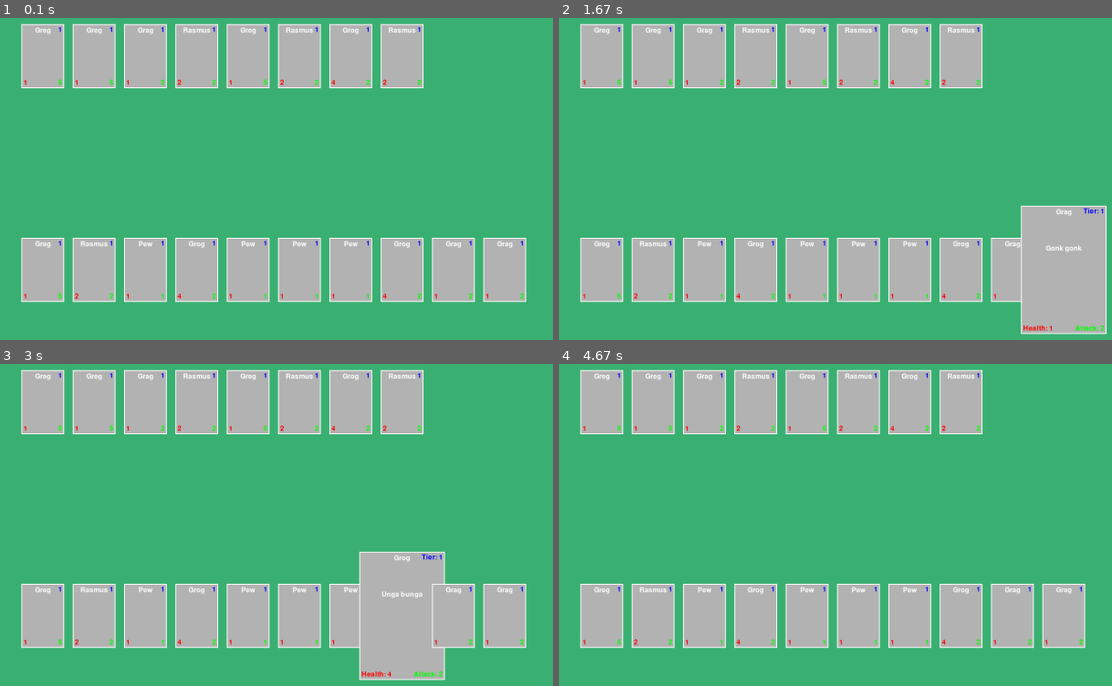
Above: before the commit, frames 1-4 (two rows, left to right).
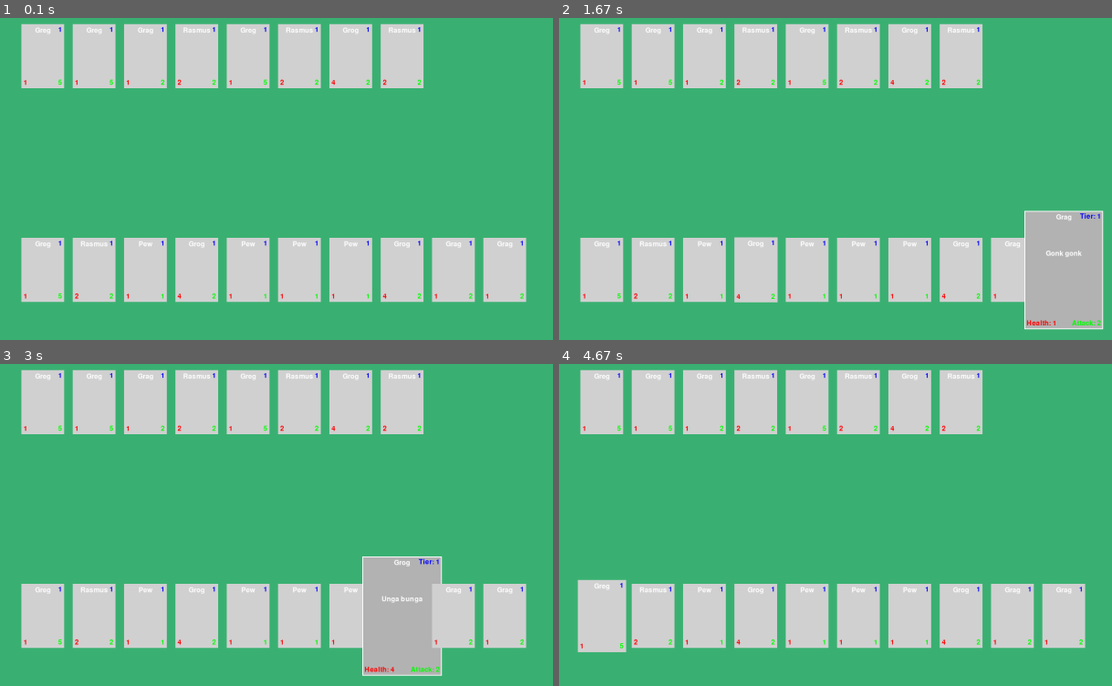
Above: after the commit, the same moments.

Repository: chriskalos/CardMaster
Game: pygame game, started from Game/Game.py
The game is run twice, just before and just after one commit, with the same random seed, the same clock (stepped at 60 frames per second) and the same inputs.
Inputs (mouse positions are in pixels of both pictures, inside the frame that each line leads up to):
- Up to frame 1 (0.1 s): no input
- Up to frame 2 (1.67 s): click (968, 243) at 0.38 s; click (769, 246) at 0.72 s; click (713, 175) at 1.05 s; click (1067, 285) at 1.38 s
- Up to frame 3 (3 s): click (425, 434) at 1.72 s; click (420, 640) at 2.05 s; click (381, 512) at 2.38 s; click "1" at 2.72 s
- Up to frame 4 (4.67 s): click (outside the picture) at 3.05 s; click (702, 634) at 3.38 s; click (outside the picture) at 3.72 s; click "1" at 4.05 s; click (1006, 570) at 4.38 s

The runs differ from the first frame. In frame 1, 25% of the frame differs, in the area x 3-96%, y 1-89%; in frame 2, 25%; in frame 3, 25%; in frame 4, 26%, in the area x 3-96%, y 1-90%.

Commit message:
Animations in Game.py

Diff:
--- a/Game/Game.py
+++ b/Game/Game.py
@@ -1,5 +1,4 @@
 import pygame
-from GameManager import GameManager
 
 # Initialize PyGame
 pygame.init()
@@ -14,40 +13,52 @@
 clock = pygame.time.Clock()
 font = pygame.font.Font(None, 24)
 
+from GameManager import GameManager  # Assuming GameManager and Card classes are defined in this module
+
 # Create an instance of GameManager
 game_manager = GameManager()
 game_manager.instantiate_player_deck()  # Create the initial deck
 game_manager.instantiate_enemy_deck()
 
+def interpolate(value, target, speed):
+    return value + (target - value) * speed  # Adjust speed to control animation duration
+
 # Function to draw a card
-def draw_card(screen, card, x, y, small=True):
-    card_width = 100
-    card_height = 150
-    card_padding = 10
+def draw_card(screen, card, x, y, animation_states, index):
+    state = animation_states[index]  # Retrieve the state using index
     card_frame_color = (255, 255, 255)
-    card_border_color = (255, 255, 255)
-    card_background_color = (210, 210, 210)
+    card_background_color = (210, 210, 210) if state['small'] else (180, 180, 180)
     card_text_color = (255, 255, 255)
     card_tier_color = (0, 0, 255)
     card_hp_color = (255, 0, 0)
     card_attack_color = (0, 255, 0)
-    card_font_size = 16
+    card_width = state['width']
+    card_height = state['height']
 
-    # Check if mouse is hovering over the card
-    if small and pygame.Rect(x - card_width // 2, y - card_height // 2, card_width, card_height).collidepoint(pygame.mouse.get_pos()):
-        small = False  # Transition to large form
-    if not small and not pygame.Rect(x - card_width // 2, y - card_height // 2, card_width, card_height).collidepoint(pygame.mouse.get_pos()):
-        small = True
+    # Mouse hover check
+    mouse_x, mouse_y = pygame.mouse.get_pos()
+    if pygame.Rect(x - card_width // 2, y - card_height // 2, card_width, card_height).collidepoint((mouse_x, mouse_y)):
+        if state['small']:
+            state['small'] = False
+            state['target_width'] = 200
+            state['target_height'] = 300
+    else:
+        if not state['small']:
+            state['small'] = True
+            state['target_width'] = 100
+            state['target_height'] = 150
 
-    if small:
-        # Draw card frame
-        card_rect = pygame.Rect(x - card_width // 2, y - card_height // 2, card_width, card_height)
-        pygame.draw.rect(screen, card_frame_color, card_rect, 2)
+    # Interpolate width and height
+    state['width'] = interpolate(card_width, state['target_width'], 0.1)
+    state['height'] = interpolate(card_height, state['target_height'], 0.1)
 
-        # Background color
-        card_background_color = (180, 180, 180)
-        pygame.draw.rect(screen, card_background_color, (x - card_width // 2 + 2, y - card_height // 2 + 2, card_width - 4, card_height - 4))
+    # Draw the card based on current width and height...
+    card_rect = pygame.Rect(x - card_width // 2, y - card_height // 2, card_width, card_height)
+    pygame.draw.rect(screen, card_frame_color, card_rect, 2)
+    pygame.draw.rect(screen, card_background_color, card_rect)
 
+    # Card details drawing logic should use 'state['small']' and not 'animation_states[card]['small']'
+    if state['small']:
         # Tier (top right)
         tier_surf = font.render(f"{card.tier}", True, card_tier_color)
         tier_rect = tier_surf.get_rect(topright=(x + card_width // 2 - 5, y - card_height // 2 + 5))
@@ -67,23 +78,12 @@
         name_surf = font.render(card.name, True, card_text_color)
         name_rect = name_surf.get_rect(center=(x, y - card_height // 2 + 15))
         screen.blit(name_surf, name_rect)
-        # print(f"DEBUG: Card: {card.name} - Position: ({x}, {y})")
     else:
-        # Draw card details
-        card_width = 200
-        card_height = 300
-        card_frame_color = (255, 255, 255)
-        card_border_color = (255, 255, 255)
-        card_background_color = (180, 180, 180)
-        card_text_color = (255, 255, 255)
-        card_tier_color = (0, 0, 255)
-        card_hp_color = (255, 0, 0)
-        card_attack_color = (0, 255, 0)
         card_font_size = 16
 
         # Create a rectangle for the card
         card_rect = pygame.Rect(x - card_width // 2, y - card_height // 2, card_width, card_height)
-        pygame.draw.rect(screen, card_border_color, card_rect, 2)  # 2 pixels for the border thickness
+        pygame.draw.rect(screen, card_frame_color, card_rect, 2)  # 2 pixels for the border thickness
 
         # Background color
         card_background_color = (180, 180, 180)
@@ -144,16 +144,19 @@
         screen.blit(attack_surf, attack_rect)
 
 
-def draw_deck(screen, deck, x, y):
+# Initialize animation states for each card
+animation_states = {}
+for i, card in enumerate(game_manager.player_deck.cards + game_manager.enemy_deck.cards):
+    animation_states[i] = {'width': 100, 'height': 150, 'target_width': 100, 'target_height': 150, 'small': True}
+
+def draw_deck(screen, deck, x, y, start_index=0):
     card_spacing = 120
     for i, card in enumerate(deck.cards):
-        draw_card(screen, card, x + i * card_spacing, y)
+        index = start_index + i
+        draw_card(screen, card, x + i * card_spacing, y, animation_states, index)
 
-# Draw player's deck
 player_deck_x = 100
 player_deck_y = 600
-
-# Draw enemy's deck
 enemy_deck_x = 100
 enemy_deck_y = 100
 
@@ -163,11 +166,9 @@
     for event in pygame.event.get():
         if event.type == pygame.QUIT:
             running = False
-        if event.type == pygame.KEYUP:
-            pass
-    screen.fill((59, 178, 115))
-    draw_deck(screen, game_manager.player_deck, player_deck_x, player_deck_y)
-    draw_deck(screen, game_manager.enemy_deck, enemy_deck_x, enemy_deck_y)
+    screen.fill((59, 178, 115))  # Background color
+    draw_deck(screen, game_manager.player_deck, 100, 600, 0)
+    draw_deck(screen, game_manager.enemy_deck, 100, 100, len(game_manager.player_deck.cards))
     clock.tick(fps)
     pygame.display.update()
 
